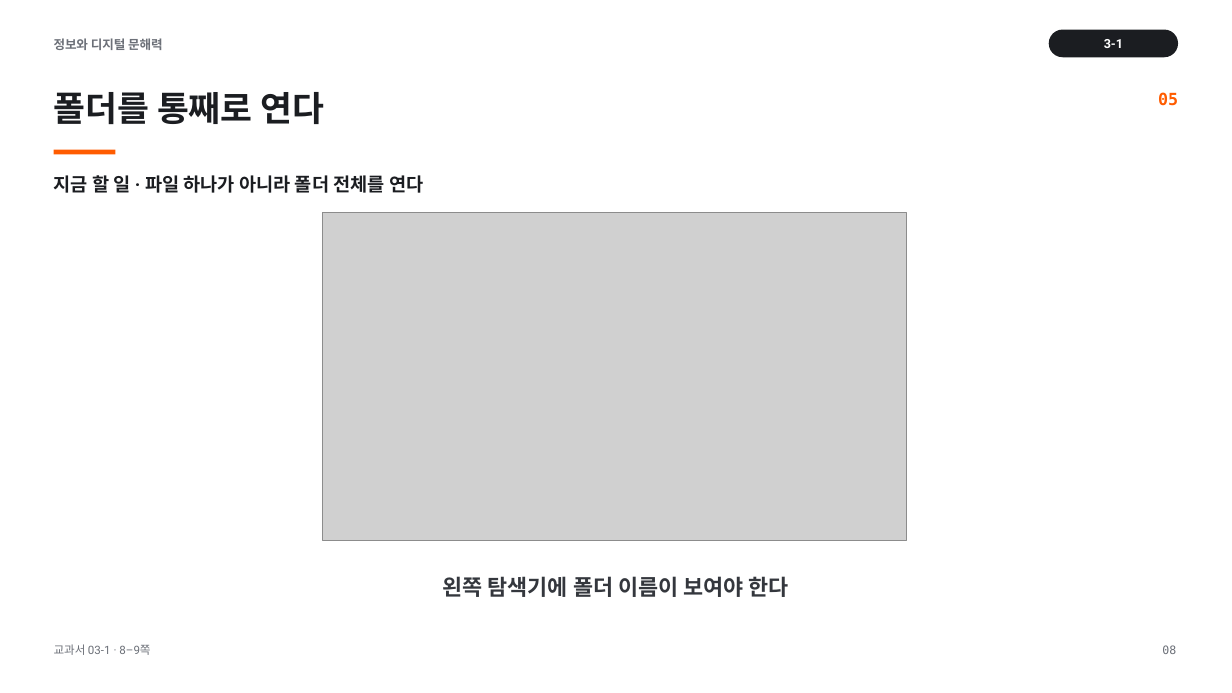
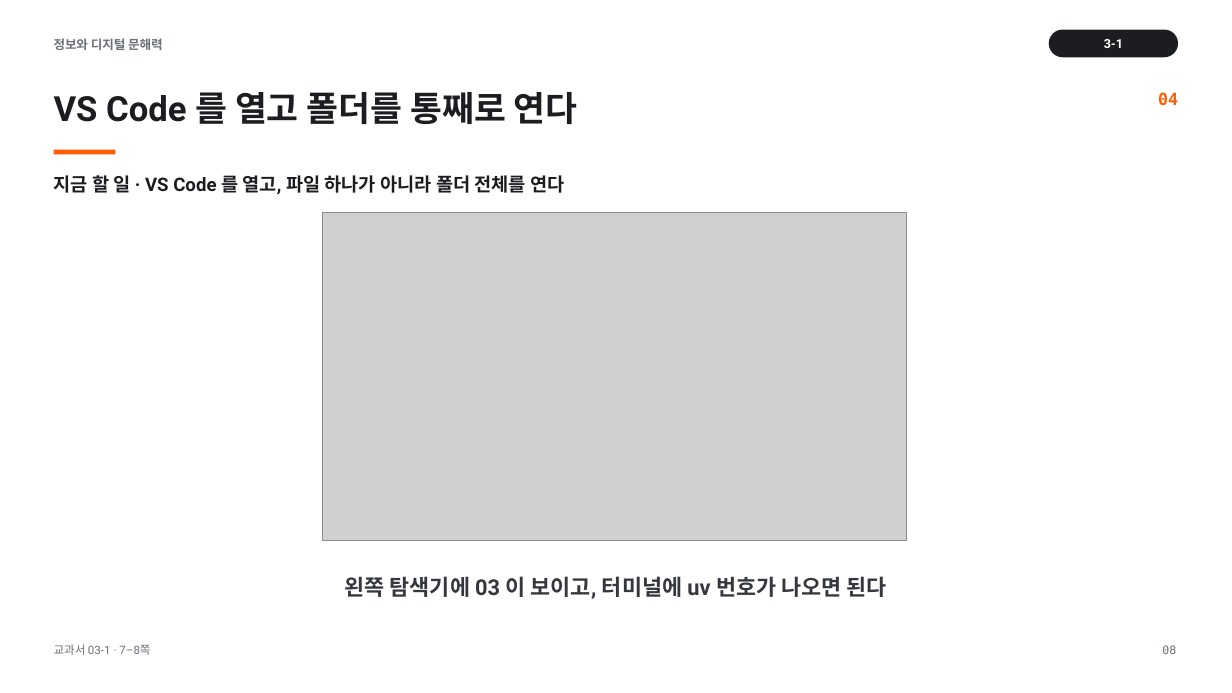
Before and after one commit to cozy819/2026-02__jdh, a slide deck: slide 8 of 03/ppt/03-1_실습_환경_준비와_비교_v1.pptx. Drawn at 1232x693 pixels with LibreOffice and Linux fonts; fonts in the diff are those of the drawing; grey boxes stand for pictures. Boxes give left, top, right and bottom in pixels: in the first picture for what was removed or moved away, otherwise in the second. Text is boxed around its words. In the diff, an @@ line names an element or a change of style, - is before the commit and + after.

```diff
--- a/03/ppt/03-1_실습_환경_준비와_비교_v1.pptx
+++ b/03/ppt/03-1_실습_환경_준비와_비교_v1.pptx
@@ text at <box>54,92,578,124</box>: text changed @@
-폴더를 통째로 연다
+VS Code 를 열고 폴더를 통째로 연다
@@ text at <box>1158,92,1178,106</box>: text changed @@
-05
+04
@@ text at <box>54,172,564,197</box>: text changed @@
-지금 할 일 · 파일 하나가 아니라 폴더 전체를 연다
+지금 할 일 · VS Code 를 열고, 파일 하나가 아니라 폴더 전체를 연다
@@ text at <box>345,576,887,599</box>: text changed @@
-왼쪽 탐색기에 폴더 이름이 보여야 한다
+왼쪽 탐색기에 03 이 보이고, 터미널에 uv 번호가 나오면 된다
@@ text at <box>54,644,150,655</box>: text changed @@
-교과서 03-1 · 8–9쪽
+교과서 03-1 · 7–8쪽
```
Also in this commit, not shown: 19 other slides changed, 1 slide added, 1 other file.
